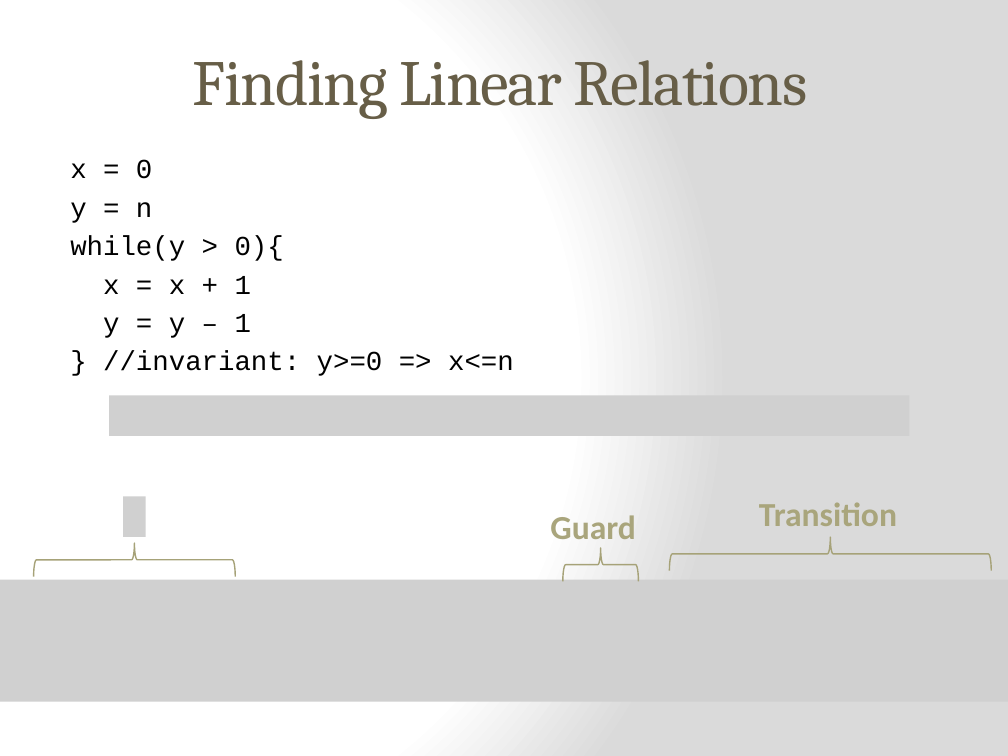
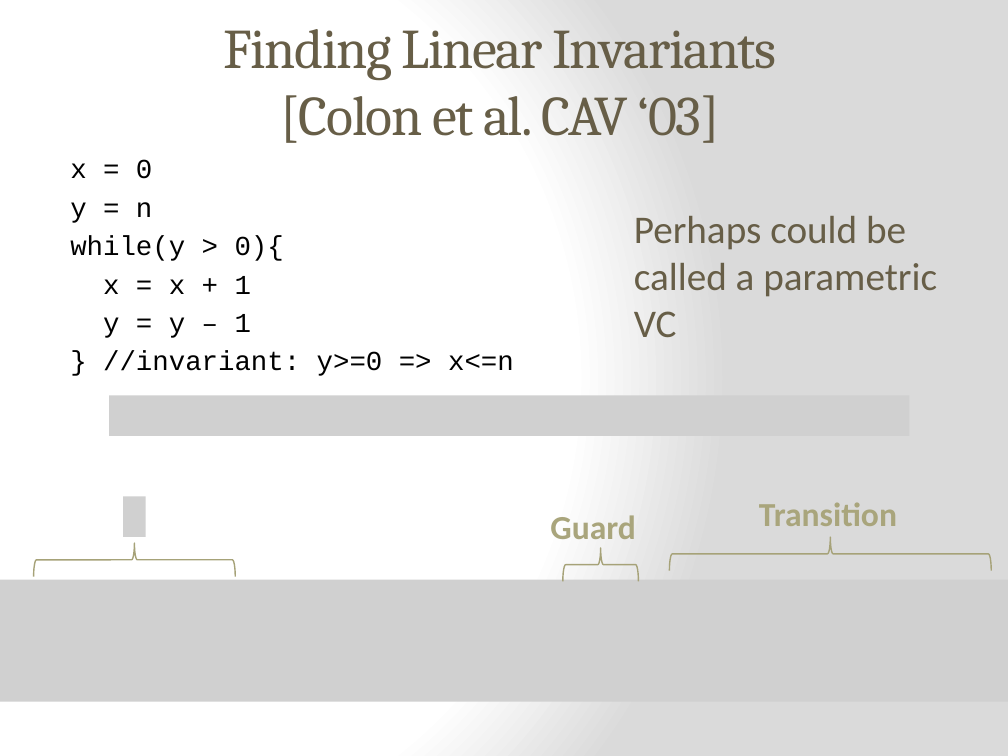
Before and after one commit to epfl-lara/leon, a slide deck: slide 8 of slides/Invariant&BoundInference.pptx. Drawn at 1008x756 pixels with LibreOffice and Linux fonts; fonts in the diff are those of the drawing; grey boxes stand for pictures. Boxes give left, top, right and bottom in pixels: in the first picture for what was removed or moved away, otherwise in the second. Text is boxed around its words. In the diff, an @@ line names an element or a change of style, - is before the commit and + after.

Commit message:
Updating slides

```diff
--- a/slides/Invariant&BoundInference.pptx
+++ b/slides/Invariant&BoundInference.pptx
@@ title at <box>224,29,777,143</box>: text changed; size 46 to 40 pt @@
-Finding Linear Relations
+Finding Linear Invariants
+[Colon et al. CAV ‘03]
@@ text added at <box>634,216,937,337</box>, 28 pt, text #675E47 @@
+Perhaps could be called a parametric VC
```
Also in this commit, not shown: 5 slides added.
